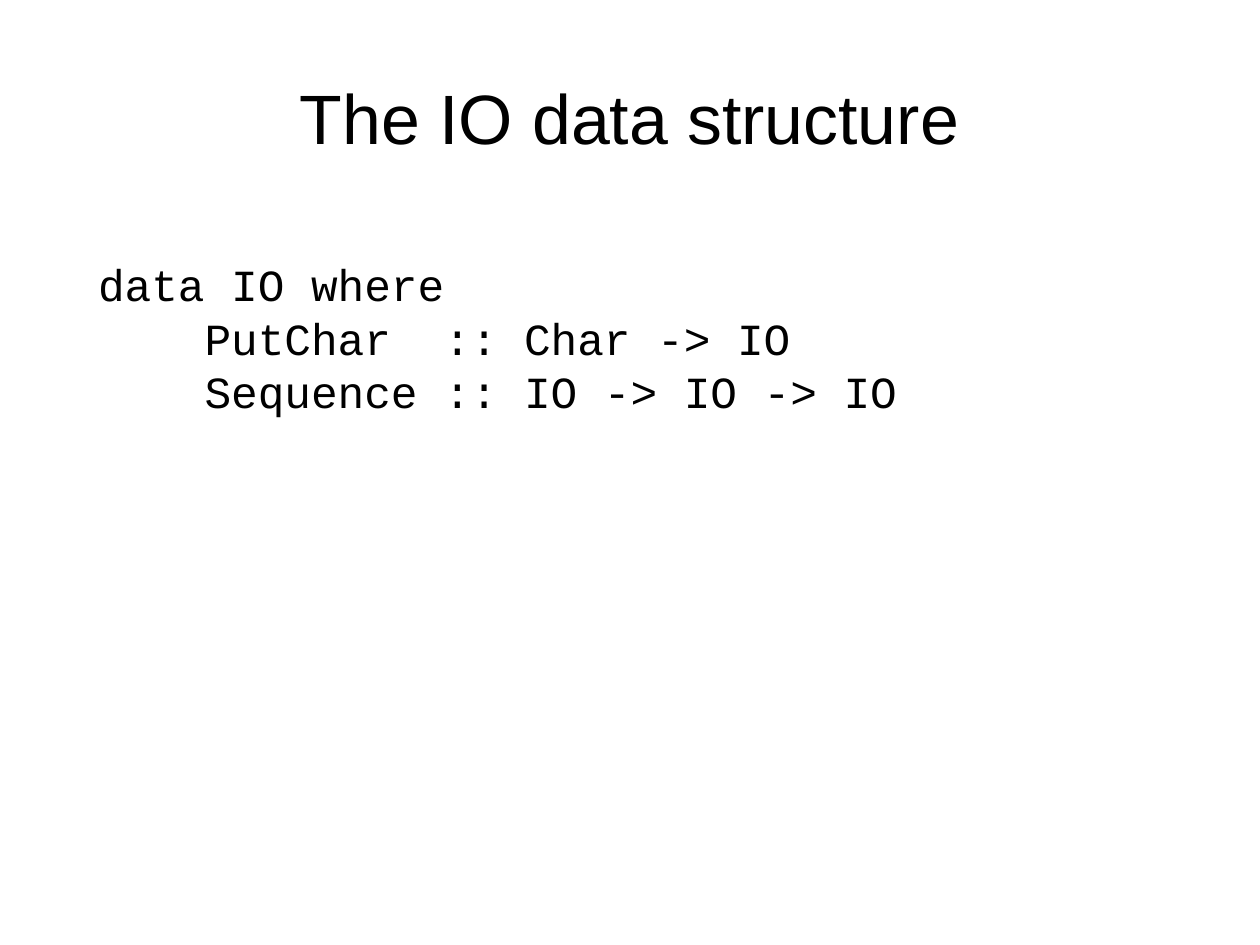
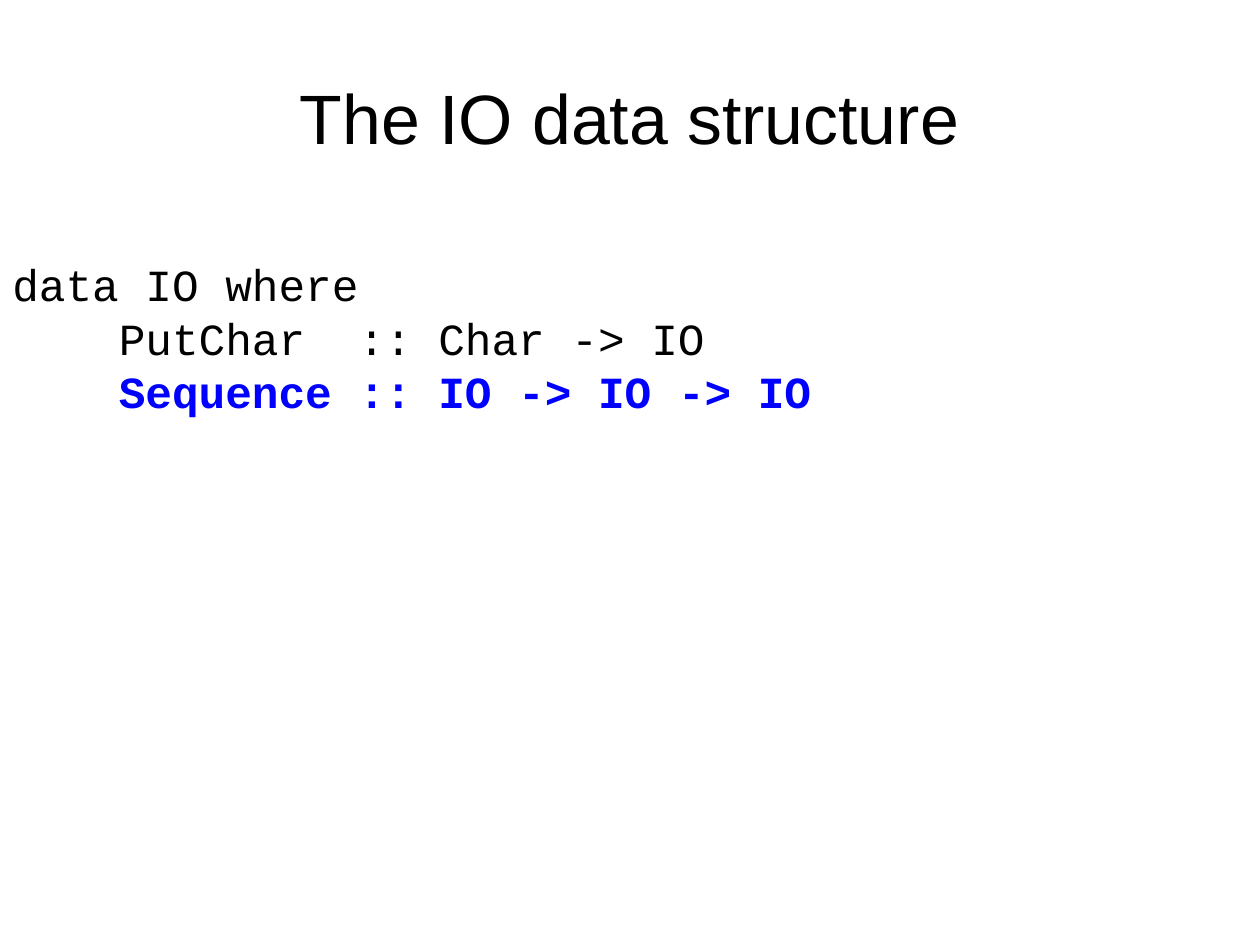
Before and after one commit to luqui/luqui-misc, a slide deck: slide 11 of work/present/monads/monads.odp. Drawn at 1260x945 pixels with LibreOffice and Linux fonts; fonts in the diff are those of the drawing. Boxes give left, top, right and bottom in pixels: in the first picture for what was removed or moved away, otherwise in the second. Text is boxed around its words. In the diff, an @@ line names an element or a change of style, - is before the commit and + after.

```diff
--- a/work/present/monads/monads.odp
+++ b/work/present/monads/monads.odp
@@ text "data IO where" moved from (x1=98, y1=270, x2=897, y2=418) to (x1=12, y1=270, x2=811, y2=418) @@
@@ text at (x1=119, y1=378, x2=811, y2=418): text colour #000000 to #0000FF, bold on in "Sequence :: IO -> IO -> IO" @@
```
Also in this commit, not shown: 4 other slides changed, 8 slides added, 1 other file.
